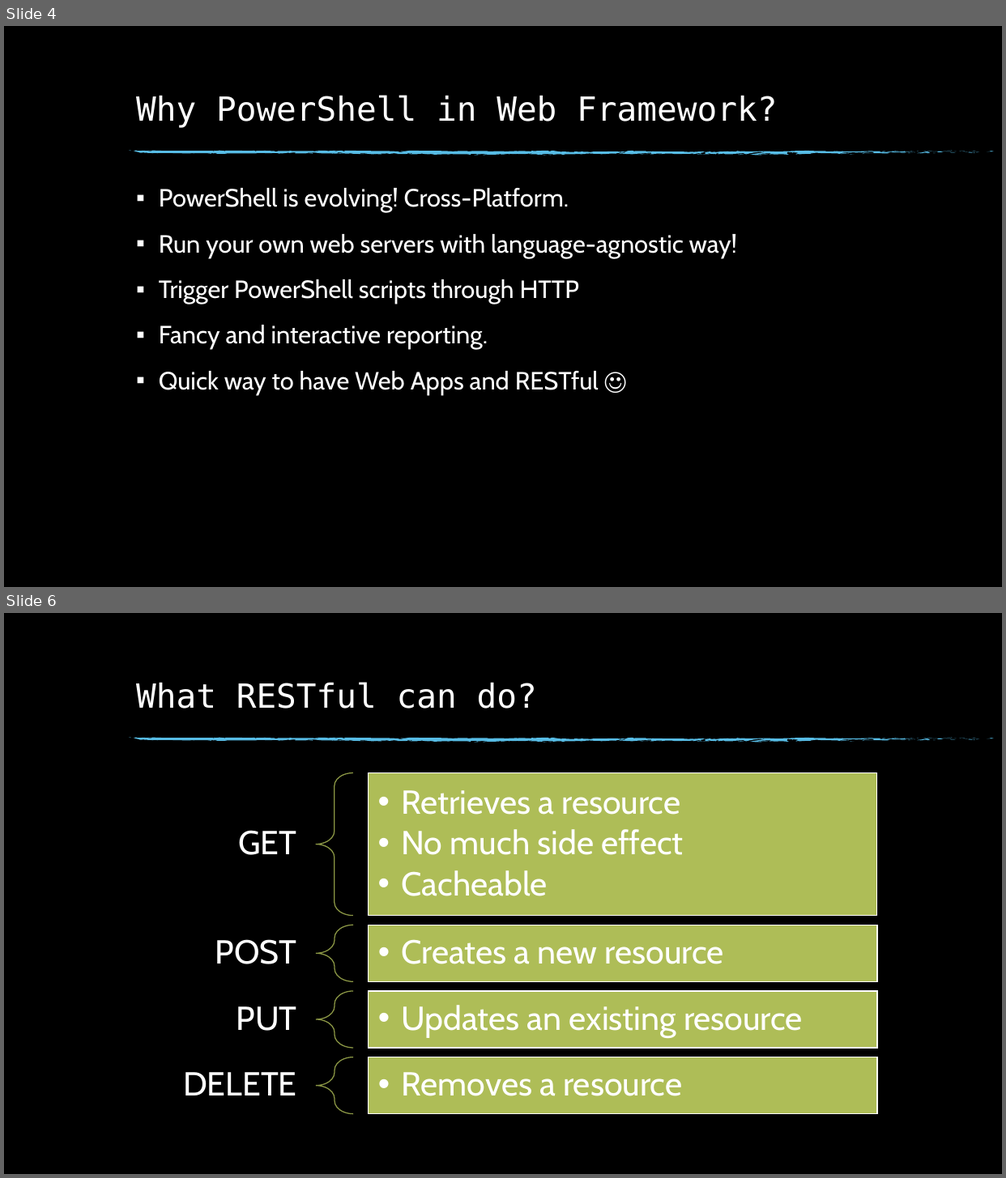
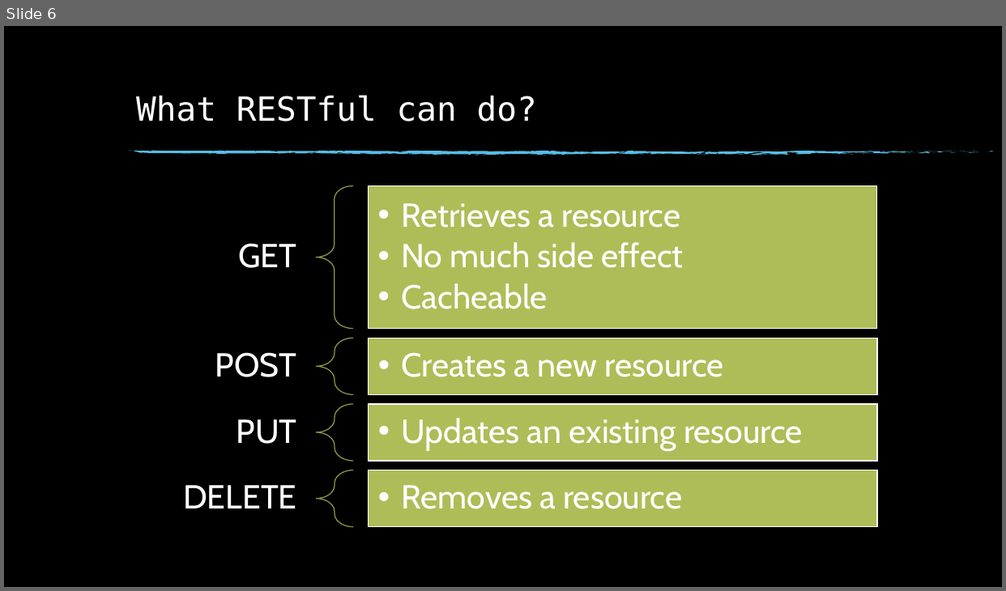
Before and after one commit to ChendrayanV/Events-2018-2019, a slide deck: SPSEvents-SEP2018/Use PowerShell and Node.js to work with SharePoint data.pptx. Shown one above the other, each under a label of ours: slides 4 and 6 before the commit, slide 6 after it; the slides between them are not shown. The pictures are 1006x1178 and 1006x591 pixels, drawn with LibreOffice and Linux fonts; fonts in the diff are those of the drawing; background and template pictures are left out. Boxes give left, top, right and bottom in pixels: in the first picture for what was removed or moved away, otherwise in the second. Text is boxed around its words. In the diff, an @@ line names an element or a change of style, - is before the commit and + after.

```diff
--- a/SPSEvents-SEP2018/Use PowerShell and Node.js to work with SharePoint data.pptx
+++ b/SPSEvents-SEP2018/Use PowerShell and Node.js to work with SharePoint data.pptx
@@ slide 4 removed at (x1=4, y1=26, x2=1002, y2=587), background picture (left out); not listed: 74 template elements that a slide beside it also shows @@
@@ title removed at (x1=136, y1=95, x2=777, y2=128) @@
-Why PowerShell in Web Framework?
@@ text removed at (x1=159, y1=188, x2=737, y2=395) @@
-▪ PowerShell is evolving! Cross-Platform.
-▪ Run your own web servers with language-agnostic way!
-▪ Trigger PowerShell scripts through HTTP
-▪ Fancy and interactive reporting.
-▪ Quick way to have Web Apps and RESTful ☺
```
Also in this commit, not shown: 3 slides changed, 4 slides added, 1 other slide removed.
